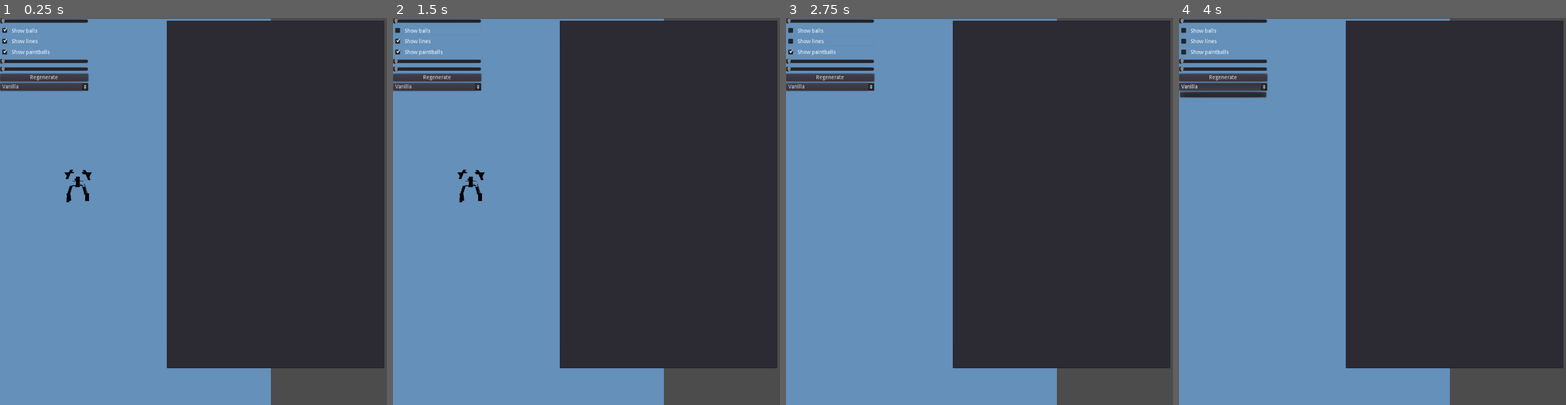
Above: before the commit, frames 1-4 (left to right).
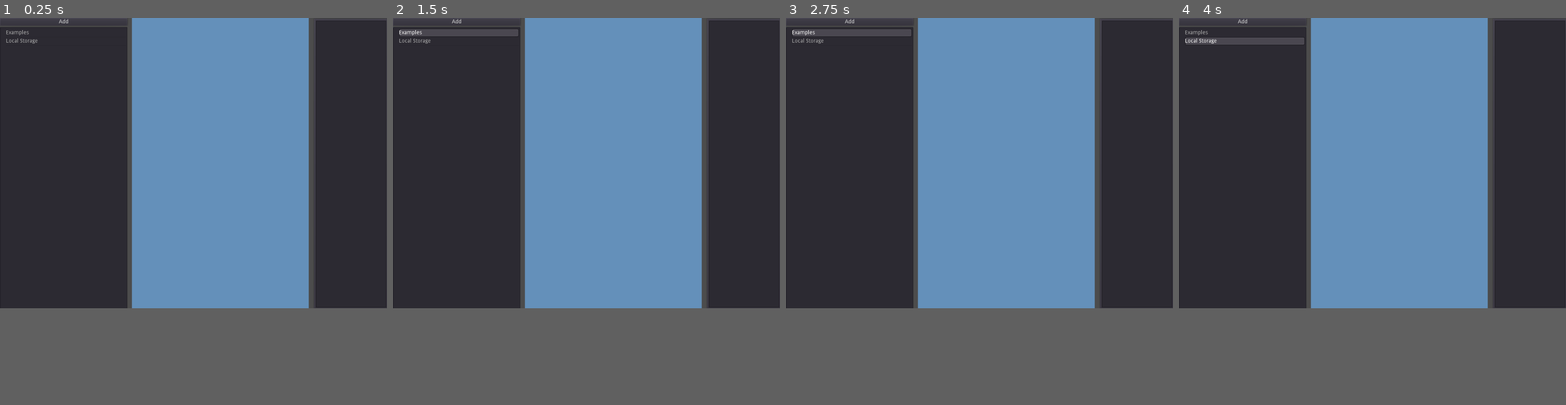
Above: after the commit, the same moments.

Repository: mnemoli/LnzLive
Game: Godot game, scene res://scenes/editor/editor.tscn
Same seed, same stepped clock (60 frames per second), same inputs: the game is played once before the commit and once after it. Before the commit the project starts from res://scenes/dog.tscn.
Inputs (mouse positions are in pixels of both pictures, inside the frame that each line leads up to):
- Up to frame 1 (0.25 s): no input
- Up to frame 2 (1.5 s): click "Regenerate" (after the commit: "Add") at 0.5 s; click (435, 29) at 1.25 s, where only the run before the commit has a clickable "Show balls"
- Up to frame 3 (2.75 s): click (828, 41) at 2 s, where only the run before the commit has a clickable "Show lines"
- Up to frame 4 (4 s): click (1221, 52) at 2.75 s, where only the run before the commit has a clickable "Show paintballs"; click (1221, 87) at 3.5 s, where only the run before the commit has a clickable "Vanilla"
In our replay, the window is 800x800 before the commit and 800x600 after it. These sizes can differ from the game's own. Grey fills any space a smaller window leaves; there, only what the larger window draws over its background counts as a difference.

The runs differ from the first frame. In frame 1, 65% of the frame differs, in the area x 0-100%, y 0-100%; in frame 2, 65%; in frame 3, 65%; in frame 4, 65%.
Error before the commit: Invalid get index '-1' (on base: 'Array'). (res://scenes/OptionButton.gd:26)

Commit message:
Starting actual UI

Diff:
--- a/data_classes/lnz_parser.gd
+++ b/data_classes/lnz_parser.gd
@@ -5,7 +5,7 @@
 var str_r = RegEx.new()
 
 var species = 0
-var scales = Vector2(100, 100)
+var scales = Vector2(255, 255)
 var leg_extensions = Vector2(0, 0)
 var body_extension = 0
 var face_extension = 0
@@ -321,13 +321,15 @@
 		return_array.append(dict)
 	return return_array
 
-func _init(file_name):
+func _init(file_path):
 	r.compile("[-.\\d]+")
 	str_r.compile("[\\S]+")
 	var file = File.new()
-	if file.file_exists("res://resources/" + file_name):
-		file.open("res://resources/" + file_name, File.READ)
+	if file.file_exists(file_path):
+		file.open(file_path, File.READ)
 	else:
+		print("file " + file_path + " not found")
+		file.close()
 		return
 
 	var this_line = ""
@@ -402,7 +404,8 @@
 func get_default_scales(file: File):
 	get_next_section(file, "Default Scales")
 	var parsed_lines = get_parsed_lines(file, ["scale"])
-	scales = Vector2(parsed_lines[0].scale, parsed_lines[1].scale)
+	if parsed_lines.size() > 0:
+		scales = Vector2(parsed_lines[0].scale, parsed_lines[1].scale)
 
 func get_leg_extensions(file: File):
 	get_next_section(file, "Leg Extension")
--- a/project.godot
+++ b/project.godot
@@ -45,7 +45,7 @@
 [application]
 
 config/name="PetzRendering"
-run/main_scene="res://scenes/dog.tscn"
+run/main_scene="res://scenes/editor/editor.tscn"
 config/icon="res://icon.png"
 
 [debug]
@@ -54,8 +54,8 @@
 
 [display]
 
-window/size/width=1000
-window/size/height=1000
+window/size/height=768
+window/stretch/aspect="expand"
 
 [rendering]
 
--- a/scenes/dog_generator.gd
+++ b/scenes/dog_generator.gd
@@ -2,8 +2,6 @@
 extends Node
 
 export var pixel_world_size = 0.001;
-
-export var do_stuff = true setget do_it
 
 var balls = []
 
@@ -48,9 +46,6 @@
 var ball_scene = preload("res://Ball.tscn")
 var paintball_scene = preload("res://Paintball.tscn")
 var line_scene = preload("res://Line.tscn")
-
-func do_it(new_value):
-	generate_pet("sheepdog.lnz")
 
 func init_ball_data(species: int):
 	if species == 2:
@@ -192,8 +187,8 @@
 			BallData.new(70, Vector3(0, -34, -263), 66)            #eBall_ztrans,
 		]
 
-func generate_pet(file_name):
-	var lnz_info = LnzParser.new(file_name)
+func generate_pet(file_path):
+	var lnz_info = LnzParser.new(file_path)
 	init_ball_data(lnz_info.species)
 	var collated_data = collate_base_ball_data()
 	collated_data = {balls = collated_data, addballs = lnz_info.addballs, paintballs = lnz_info.paintballs}
@@ -383,9 +378,9 @@
 
 func get_root():
 	if Engine.is_editor_hint():
-		return get_tree().get_edited_scene_root()
+		return get_tree().get_edited_scene_root().get_node("PetRoot")
 	else:
-		return get_tree().root.get_node("Spatial")
+		return get_tree().root.get_node("Root/PetRoot")
 
 func generate_balls(all_ball_data: Dictionary, species: int, texture_list: Array):
 	var ball_data = all_ball_data.balls
--- /dev/null
+++ b/scenes/editor/FileTree.gd
@@ -0,0 +1,61 @@
+extends Tree
+
+signal example_file_selected(filepath)
+signal user_file_selected(filepath)
+
+var examples: TreeItem
+var local_storage: TreeItem
+var root: TreeItem
+
+export var example_file_location = "res://resources/"
+export var user_file_location = "user://resources/"
+
+func _ready():
+	root = create_item()
+	examples = create_item(root)
+	examples.set_text(0, "Examples")
+
+	var dir = Directory.new()
+	dir.open(example_file_location)
+	dir.list_dir_begin()
+	var filename = dir.get_next()
+	while(!filename.empty()):
+		if filename.ends_with(".lnz"):
+			var new_item = create_item(examples)
+			new_item.set_text(0, filename)
+			new_item.set_metadata(0, example_file_location + filename)
+		filename = dir.get_next()
+	dir.list_dir_end()
+
+	rescan(null)
+
+func _on_Tree_item_activated():
+	var selected = get_selected() as TreeItem
+	var filepath = selected.get_metadata(0)
+	var parent = selected.get_parent() as TreeItem
+	if parent == examples:
+		emit_signal("example_file_selected", filepath)
+	else:
+		emit_signal("user_file_selected", filepath)
+
+func rescan(selected_filepath):
+	if local_storage != null:
+		root.remove_child(local_storage)
+	local_storage = create_item(root)
+	local_storage.set_text(0, "Local Storage")
+	scan_local_storage(selected_filepath)
+
+func scan_local_storage(selected_filepath):
+	var dir2 = Directory.new()
+	dir2.open(user_file_location)
+	dir2.list_dir_begin()
+	filename = dir2.get_next()
+	while(!filename.empty()):
+		if filename.ends_with(".lnz"):
+			var new_item = create_item(local_storage)
+			new_item.set_text(0, filename)
+			new_item.set_metadata(0, user_file_location + filename)
+			if(user_file_location + filename == selected_filepath):
+				new_item.select(0)
+		filename = dir2.get_next()
+	dir2.list_dir_end()
--- /dev/null
+++ b/scenes/editor/LnzTextEdit.gd
@@ -0,0 +1,51 @@
+extends TextEdit
+
+var is_user_file = false
+var filepath: String
+
+signal file_saved(filepath)
+
+func _on_example_file_selected(filepath):
+	var file = File.new()
+	file.open(filepath, File.READ)
+	text = file.get_as_text()
+	self.filepath = filepath
+	is_user_file = false
+	file.close()
+
+func _on_user_file_selected(filepath):
+	var file = File.new()
+	file.open(filepath, File.READ)
+	text = file.get_as_text()
+	self.filepath = filepath
+	is_user_file = true
+	file.close()
+
+func _unhandled_key_input(event):
+	if Input.is_key_pressed(KEY_CONTROL) and event.pressed and event.scancode == KEY_S:
+		save_file()
+		emit_signal("file_saved", filepath)
+		print("saved file")
+
+func save_file():
+	if is_user_file:
+		var dir = Directory.new()
+		dir.open("user://")
+		dir.make_dir("resources")
+		var file = File.new()
+		file.open(filepath, File.WRITE)
+		file.store_string(text)
+		file.close()
+	else:
+		var dir = Directory.new()
+		dir.open("user://")
+		dir.make_dir("resources")
+		var possible_file_name = filepath.replace("res://", "user://")
+		var file = File.new()
+		if file.file_exists(possible_file_name):
+			possible_file_name = possible_file_name.replace(".lnz", str(OS.get_unix_time()) + ".lnz")
+		var x = file.open(possible_file_name, File.WRITE)
+		file.store_string(text)
+		file.close()
+		filepath = possible_file_name
+		is_user_file = true
--- /dev/null
+++ b/scenes/editor/editor.tscn
@@ -0,0 +1,113 @@
+[gd_scene load_steps=4 format=2]
+
+[ext_resource path="res://scenes/editor/LnzTextEdit.gd" type="Script" id=1]
+[ext_resource path="res://scenes/editor/FileTree.gd" type="Script" id=2]
+[ext_resource path="res://scenes/dog_generator.gd" type="Script" id=3]
+
+[node name="Root" type="Node"]
+
+[node name="PetRoot" type="Spatial" parent="."]
+
+[node name="Node" type="Node" parent="PetRoot"]
+script = ExtResource( 3 )
+
+[node name="petholder" type="Spatial" parent="PetRoot"]
+
+[node name="balls" type="Spatial" parent="PetRoot/petholder"]
+
+[node name="addballs" type="Spatial" parent="PetRoot/petholder"]
+
+[node name="paintballs" type="Spatial" parent="PetRoot/petholder"]
+
+[node name="lines" type="Spatial" parent="PetRoot/petholder"]
+
+[node name="SceneRoot" type="Control" parent="."]
+anchor_right = 1.0
+anchor_bottom = 1.0
+margin_right = -984.0
+margin_bottom = -728.0
+__meta__ = {
+"_edit_use_anchors_": false
+}
+
+[node name="HSplitContainer" type="HSplitContainer" parent="SceneRoot"]
+margin_right = 1029.0
+margin_bottom = 773.0
+__meta__ = {
+"_edit_use_anchors_": false
+}
+
+[node name="VBoxContainer" type="VBoxContainer" parent="SceneRoot/HSplitContainer"]
+margin_right = 337.0
+margin_bottom = 773.0
+size_flags_horizontal = 3
+size_flags_vertical = 3
+
+[node name="Button" type="Button" parent="SceneRoot/HSplitContainer/VBoxContainer"]
+margin_right = 337.0
+margin_bottom = 20.0
+text = "Add"
+
+[node name="Tree" type="Tree" parent="SceneRoot/HSplitContainer/VBoxContainer"]
+margin_top = 24.0
+margin_right = 337.0
+margin_bottom = 773.0
+size_flags_horizontal = 3
+size_flags_vertical = 3
+hide_root = true
+script = ExtResource( 2 )
+__meta__ = {
+"_edit_use_anchors_": false
+}
+
+[node name="HSplitContainer" type="HSplitContainer" parent="SceneRoot/HSplitContainer"]
+margin_left = 349.0
+margin_right = 1029.0
+margin_bottom = 773.0
+size_flags_horizontal = 3
+size_flags_vertical = 3
+size_flags_stretch_ratio = 2.0
+
+[node name="Panel2" type="ViewportContainer" parent="SceneRoot/HSplitContainer/HSplitContainer"]
+margin_right = 468.0
+margin_bottom = 773.0
+size_flags_horizontal = 7
+size_flags_vertical = 7
+stretch = true
+
+[node name="Viewport" type="Viewport" parent="SceneRoot/HSplitContainer/HSplitContainer/Panel2"]
+size = Vector2( 468, 773 )
+handle_input_locally = false
+render_target_update_mode = 3
+
+[node name="Camera" type="Camera" parent="SceneRoot/HSplitContainer/HSplitContainer/Panel2/Viewport"]
+transform = Transform( -1, 0, -3.25841e-07, 0, 1, 0, 3.25841e-07, 0, -1, 0, 0, -1 )
+projection = 1
+
+[node name="PanelContainer" type="PanelContainer" parent="SceneRoot/HSplitContainer/HSplitContainer"]
+margin_left = 480.0
+margin_right = 680.0
+margin_bottom = 773.0
+rect_min_size = Vector2( 200, 0 )
+size_flags_horizontal = 13
+size_flags_vertical = 3
+
+[node name="LnzTextEdit" type="TextEdit" parent="SceneRoot/HSplitContainer/HSplitContainer/PanelContainer"]
+margin_left = 7.0
+margin_top = 7.0
+margin_right = 193.0
+margin_bottom = 766.0
+size_flags_horizontal = 3
+size_flags_vertical = 3
+script = ExtResource( 1 )
+__meta__ = {
+"_edit_use_anchors_": false
+}
+
+[connection signal="example_file_selected" from="SceneRoot/HSplitContainer/VBoxContainer/Tree" to="SceneRoot/HSplitContainer/HSplitContainer/PanelContainer/LnzTextEdit" method="_on_example_file_selected"]
+[connection signal="example_file_selected" from="SceneRoot/HSplitContainer/VBoxContainer/Tree" to="PetRoot/Node" method="generate_pet"]
+[connection signal="item_activated" from="SceneRoot/HSplitContainer/VBoxContainer/Tree" to="SceneRoot/HSplitContainer/VBoxContainer/Tree" method="_on_Tree_item_activated"]
+[connection signal="user_file_selected" from="SceneRoot/HSplitContainer/VBoxContainer/Tree" to="SceneRoot/HSplitContainer/HSplitContainer/PanelContainer/LnzTextEdit" method="_on_user_file_selected"]
+[connection signal="user_file_selected" from="SceneRoot/HSplitContainer/VBoxContainer/Tree" to="PetRoot/Node" method="generate_pet"]
+[connection signal="file_saved" from="SceneRoot/HSplitContainer/HSplitContainer/PanelContainer/LnzTextEdit" to="PetRoot/Node" method="generate_pet"]
+[connection signal="file_saved" from="SceneRoot/HSplitContainer/HSplitContainer/PanelContainer/LnzTextEdit" to="SceneRoot/HSplitContainer/VBoxContainer/Tree" method="rescan"]
Not shown, added: resources/catz_base.lnz
Not shown, removed: resources/clover.lnz
Not shown, added: resources/dogz_base.lnz
